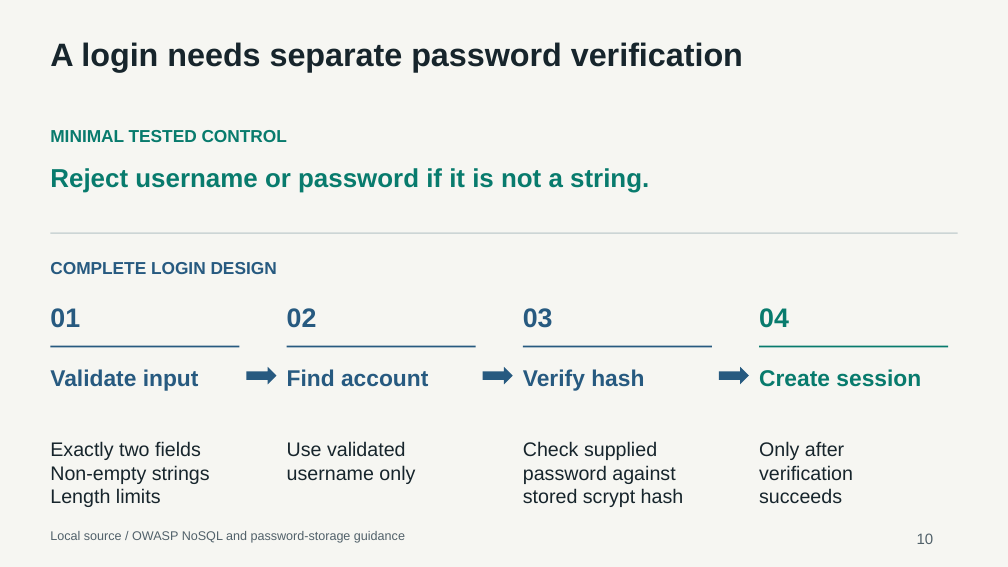
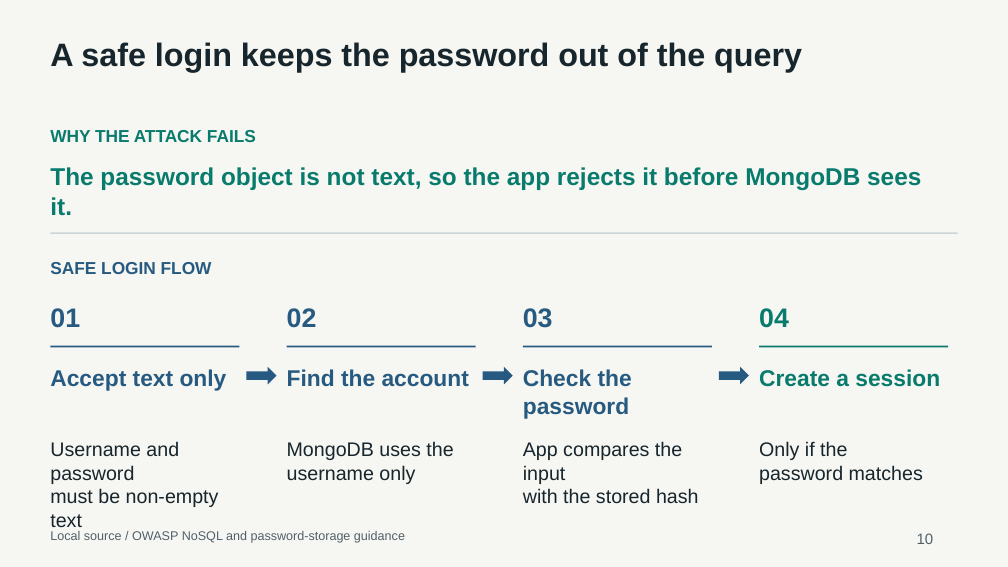
Before and after one commit to Qingyu255/CS440-Project, a slide deck: slide 10 of deliverables/CS440-NoSQL-Injections-Final-Deck.pptx. Drawn at 1008x567 pixels with LibreOffice and Linux fonts; fonts in the diff are those of the drawing. Boxes give left, top, right and bottom in pixels: in the first picture for what was removed or moved away, otherwise in the second. Text is boxed around its words. In the diff, an @@ line names an element or a change of style, - is before the commit and + after.

Commit message:
Clarify experiment outcomes and safe login flow

```diff
--- a/deliverables/CS440-NoSQL-Injections-Final-Deck.pptx
+++ b/deliverables/CS440-NoSQL-Injections-Final-Deck.pptx
@@ text at box(50, 42, 802, 73): text changed @@
-A login needs separate password verification
+A safe login keeps the password out of the query
@@ text at box(50, 130, 256, 142): text changed @@
-MINIMAL TESTED CONTROL
+WHY THE ATTACK FAILS
@@ text at box(50, 167, 921, 216): text changed; size 24.8 to 23.2 pt @@
-Reject username or password if it is not a string.
+The password object is not text, so the app rejects it before MongoDB sees it.
@@ text at box(50, 262, 212, 274): text changed @@
-COMPLETE LOGIN DESIGN
+SAFE LOGIN FLOW
@@ text at box(50, 369, 227, 391): text changed @@
-Validate input
+Accept text only
@@ text at box(287, 369, 469, 387): text changed @@
-Find account
+Find the account
@@ text at box(523, 369, 632, 418): text changed @@
-Verify hash
+Check the password
@@ text at box(759, 369, 940, 387): text changed @@
-Create session
+Create a session
@@ text at box(50, 441, 219, 532): text changed @@
-Exactly two fields
-Non-empty strings
-Length limits
+Username and password
+must be non-empty text
@@ text at box(287, 441, 453, 460): text changed @@
-Use validated
+MongoDB uses the
@@ text at box(523, 441, 699, 504): text changed @@
-Check supplied
-password against
-stored scrypt hash
+App compares the input
+with the stored hash
@@ text at box(759, 441, 923, 484): text changed @@
-Only after
-verification
-succeeds
+Only if the
+password matches
```
Also in this commit, not shown: 12 other slides changed, 9 other files.
